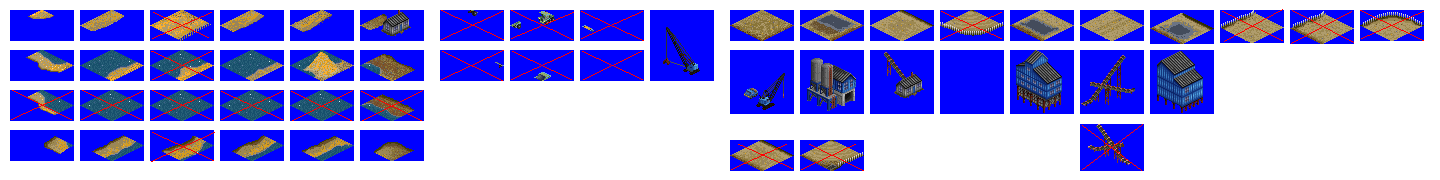
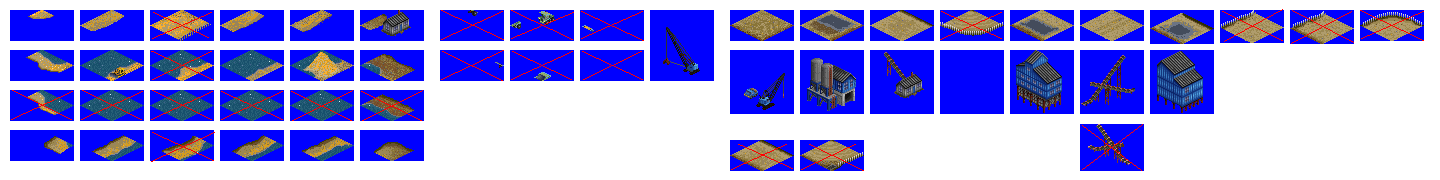
Revision of a layered w=1440, h=180 image; what changed, layer by layer:
added layer "dozer" above "clay pit" over <box>110,67,126,79</box>
renamed "Layer 11" to "quarry", painted on it over <box>110,67,126,79</box>
removed layer "quarry" over <box>110,67,126,79</box>
